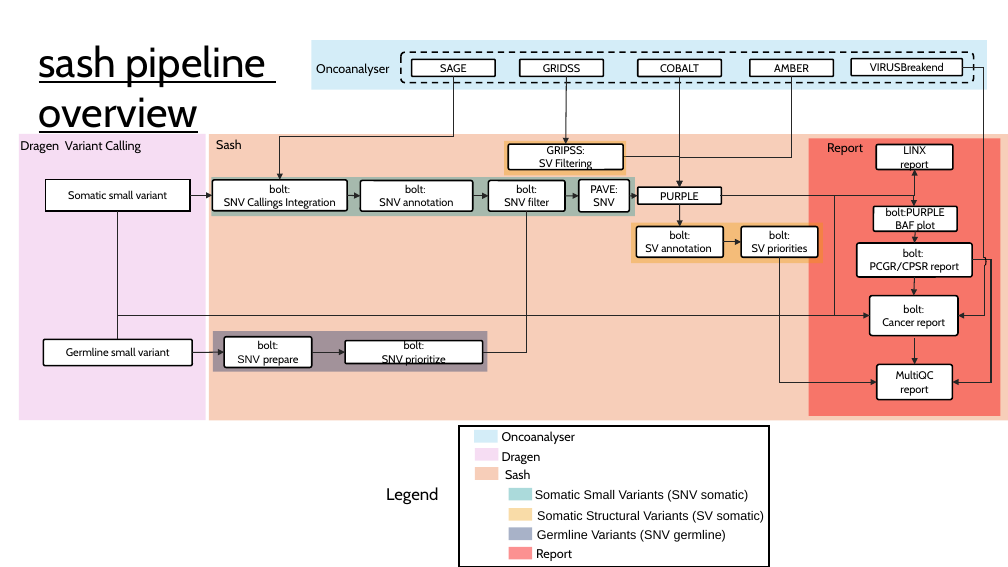
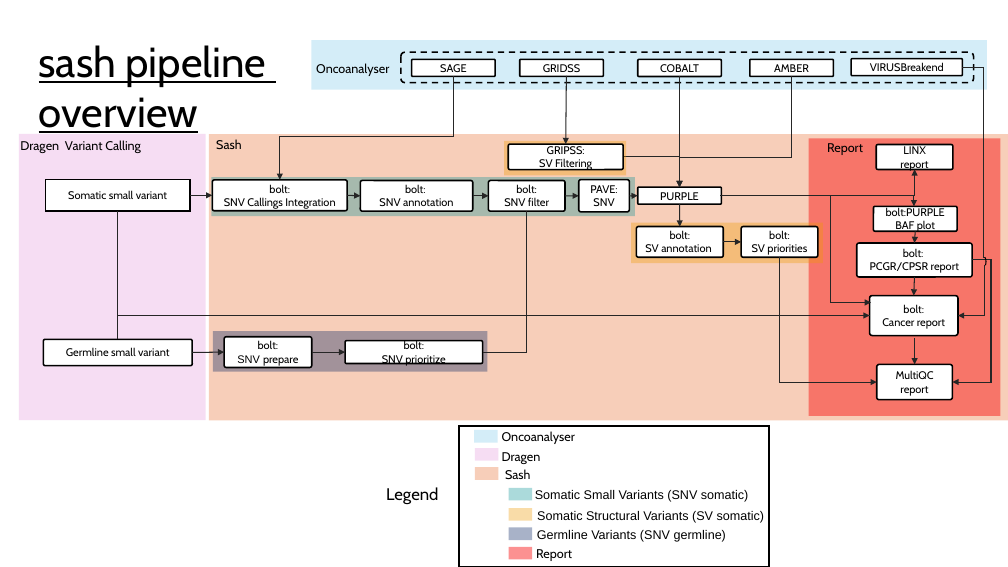
Before and after one commit to umccr/sash, a slide deck: slide 1 of docs/images/sash_workflow_overview_diagram_Vqc.pptx. Drawn at 1008x567 pixels with LibreOffice and Linux fonts; fonts in the diff are those of the drawing. Boxes give left, top, right and bottom in pixels: in the first picture for what was removed or moved away, otherwise in the second. Text is boxed around its words. In the diff, an @@ line names an element or a change of style, - is before the commit and + after.

```diff
--- a/docs/images/sash_workflow_overview_diagram_Vqc.pptx
+++ b/docs/images/sash_workflow_overview_diagram_Vqc.pptx
@@ elbow line moved from (721, 196) - (870, 315) to (721, 196) - (871, 302) @@
@@ elbow line (721, 196) - (871, 302): elbow line to elbow arrow @@
```
Also in this commit, not shown: 3 other files.
